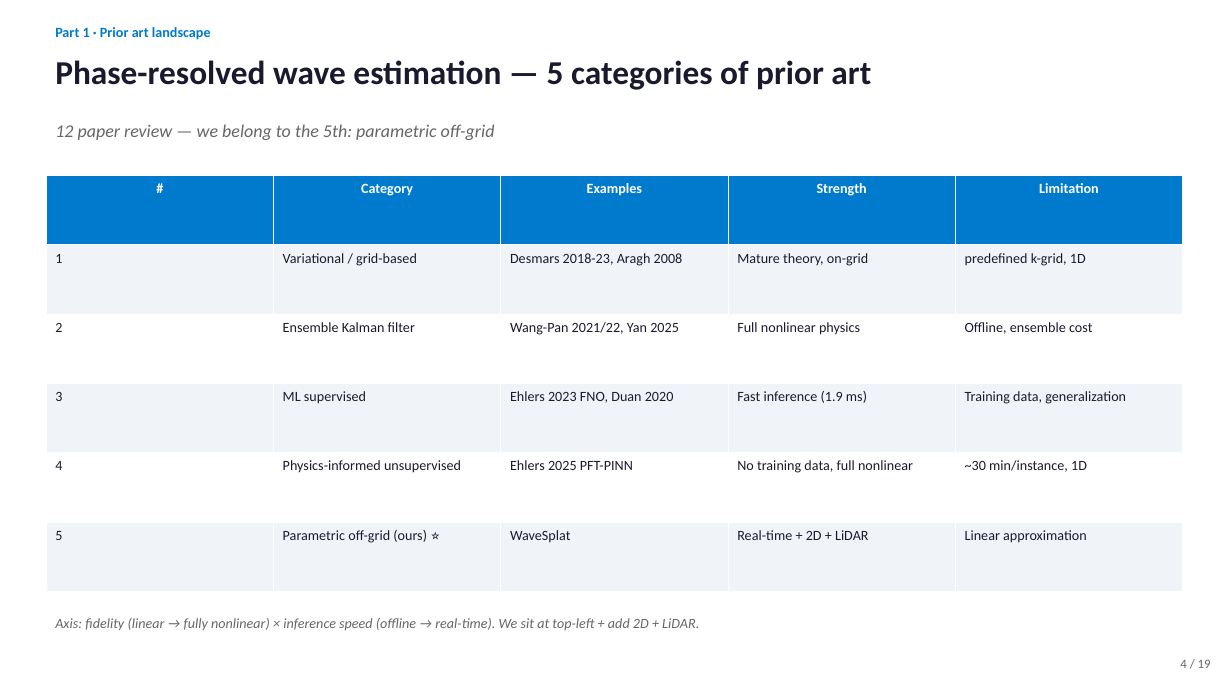
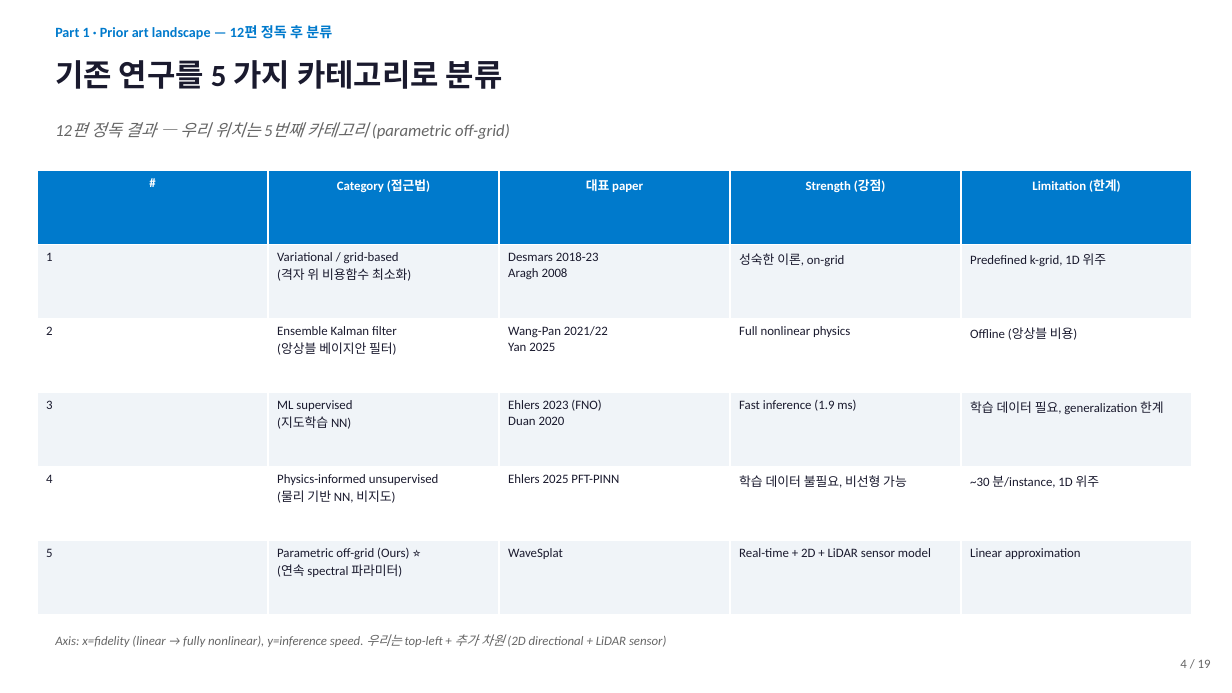
Before and after one commit to SAEYONGPARK94/wavesplat, a slide deck: slide 4 of wavesplat/docs/labmeeting_2026_05_13.pptx. Drawn at 1232x693 pixels with LibreOffice and Linux fonts; fonts in the diff are those of the drawing. Boxes give left, top, right and bottom in pixels: in the first picture for what was removed or moved away, otherwise in the second. Text is boxed around its words. In the diff, an @@ line names an element or a change of style, - is before the commit and + after.

```diff
--- a/wavesplat/docs/labmeeting_2026_05_13.pptx
+++ b/wavesplat/docs/labmeeting_2026_05_13.pptx
@@ text at (x1=55, y1=25, x2=332, y2=40): text changed @@
-Part 1 · Prior art landscape
+Part 1 · Prior art landscape — 12편 정독 후 분류
@@ text at (x1=55, y1=60, x2=503, y2=89): text changed; size 26 to 24 pt @@
-Phase-resolved wave estimation — 5 categories of prior art
+기존 연구를 5 가지 카테고리로 분류
@@ text at (x1=91, y1=122, x2=510, y2=139): text changed; size 14 to 13 pt @@
-12 paper review — we belong to the 5th: parametric off-grid
+12편 정독 결과 — 우리 위치는 5번째 카테고리 (parametric off-grid)
@@ table at (x1=37, y1=171, x2=1192, y2=615) @@
-row 1: # | Category | Examples | Strength | Limitation
+row 1: # | Category (접근법) | 대표 paper | Strength (강점) | Limitation (한계)
-row 2: 1 | Variational / grid-based | Desmars 2018-23, Aragh 2008 | Mature theory, on-grid | predefined k-grid, 1D
+row 2: 1 | Variational / grid-based (격자 위 비용함수 최소화) | Desmars 2018-23 Aragh 2008 | 성숙한 이론, on-grid | Predefined k-grid, 1D 위주
-row 3: 2 | Ensemble Kalman filter | Wang-Pan 2021/22, Yan 2025 | Full nonlinear physics | Offline, ensemble cost
+row 3: 2 | Ensemble Kalman filter (앙상블 베이지안 필터) | Wang-Pan 2021/22 Yan 2025 | Full nonlinear physics | Offline (앙상블 비용)
-row 4: 3 | ML supervised | Ehlers 2023 FNO, Duan 2020 | Fast inference (1.9 ms) | Training data, generalization
+row 4: 3 | ML supervised (지도학습 NN) | Ehlers 2023 (FNO) Duan 2020 | Fast inference (1.9 ms) | 학습 데이터 필요, generalization 한계
-row 5: 4 | Physics-informed unsupervised | Ehlers 2025 PFT-PINN | No training data, full nonlinear | ~30 min/instance, 1D
+row 5: 4 | Physics-informed unsupervised (물리 기반 NN, 비지도) | Ehlers 2025 PFT-PINN | 학습 데이터 불필요, 비선형 가능 | ~30 분/instance, 1D 위주
-row 6, column 2: Parametric off-grid (ours) ⭐
+row 6, column 2: Parametric off-grid (Ours) ⭐ (연속 spectral 파라미터)
-row 6, column 4: Real-time + 2D + LiDAR
+row 6, column 4: Real-time + 2D + LiDAR sensor model
@@ size 11 to 10 pt in "#", "1", "2", "Full nonlinear physics" and 7 more places @@
@@ table resized from (x1=46, y1=176, x2=1183, y2=592) to (x1=37, y1=171, x2=1192, y2=615) @@
@@ text at (x1=55, y1=634, x2=666, y2=647): text changed; size 11 to 10 pt @@
-Axis: fidelity (linear → fully nonlinear) × inference speed (offline → real-time). We sit at top-left + add 2D + LiDAR.
+Axis: x=fidelity (linear → fully nonlinear), y=inference speed. 우리는 top-left + 추가 차원 (2D directional + LiDAR sensor)
```
Also in this commit, not shown: 24 other slides changed, 1 slide added, 1 slide removed, 2 other files.
